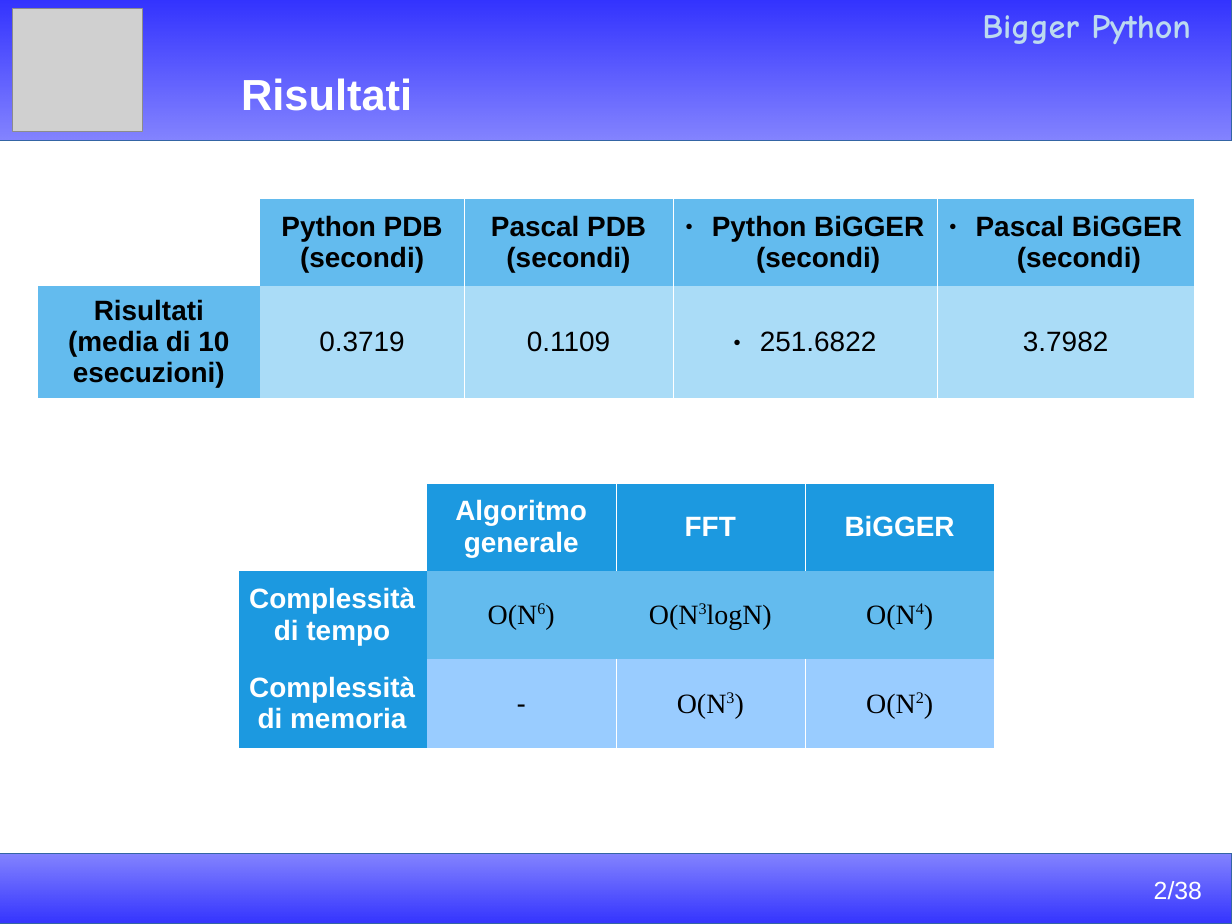
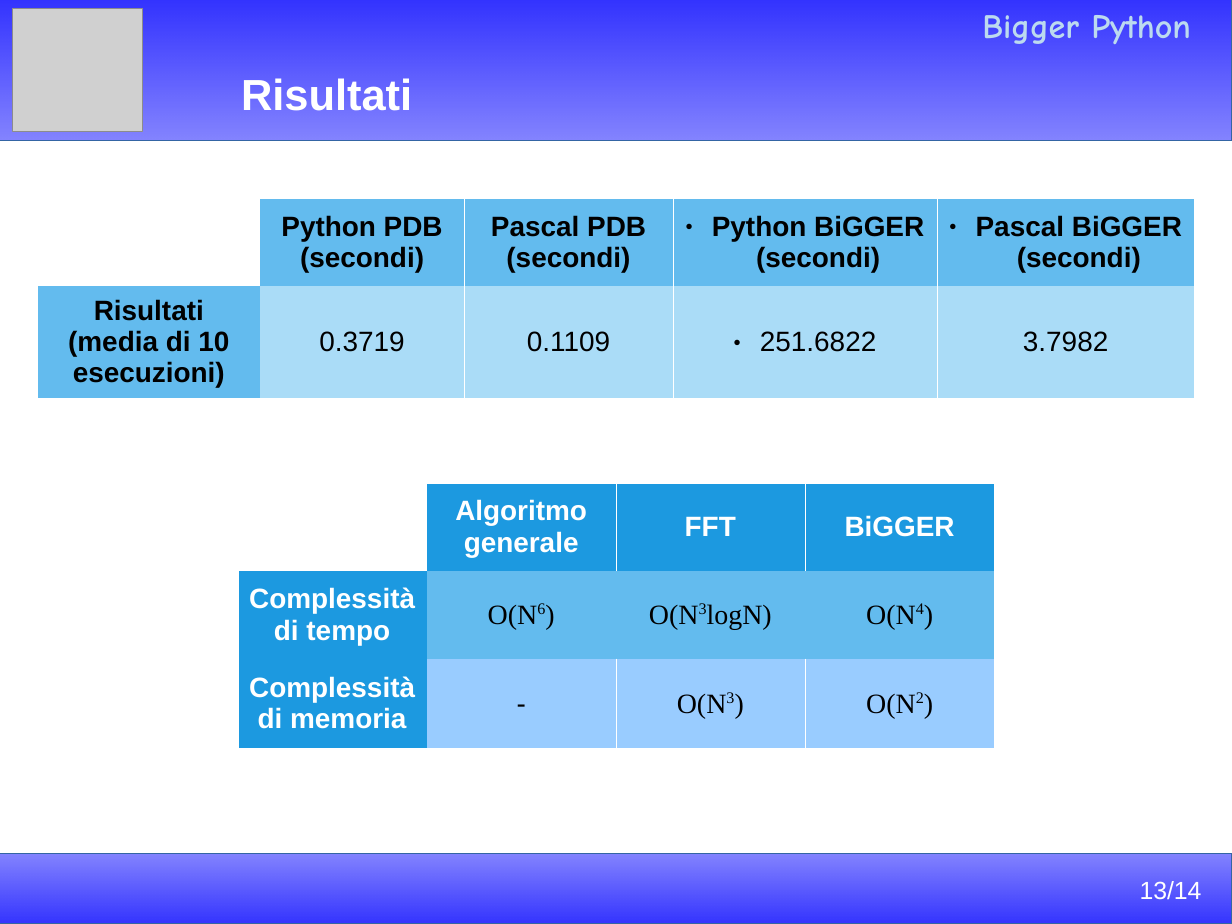
Before and after one commit to Cenze94/BiggerPython, a slide deck: slide 13 of Presentazione/Presentazione.odp (slide 7 before the commit). Drawn at 1232x924 pixels with LibreOffice and Linux fonts; fonts in the diff are those of the drawing; grey boxes stand for pictures. Boxes give left, top, right and bottom in pixels: in the first picture for what was removed or moved away, otherwise in the second. Text is boxed around its words. In the diff, an @@ line names an element or a change of style, - is before the commit and + after.

```diff
--- a/Presentazione/Presentazione.odp
+++ b/Presentazione/Presentazione.odp
@@ text added at (1140,881,1202,899), 16 pt, text #FFFFFF @@
+13/14
@@ text removed at (1154,881,1202,899) @@
-2/38
```
Also in this commit, not shown: 5 other slides changed, 8 slides added, 2 slides removed, 2 other files.
